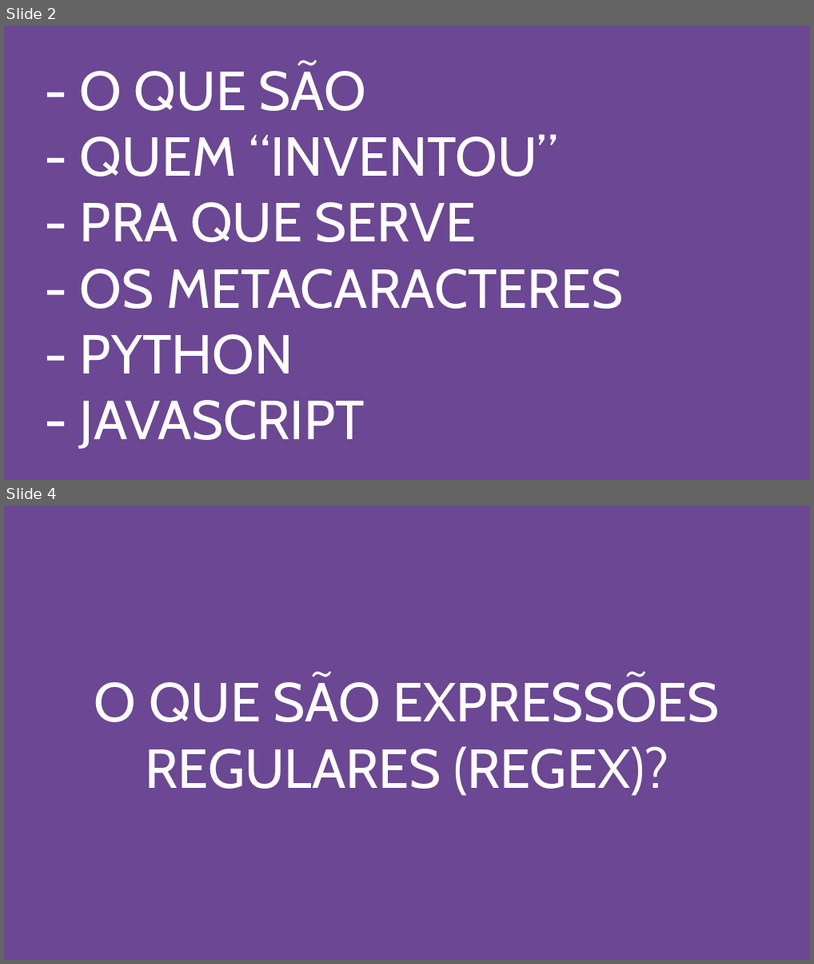
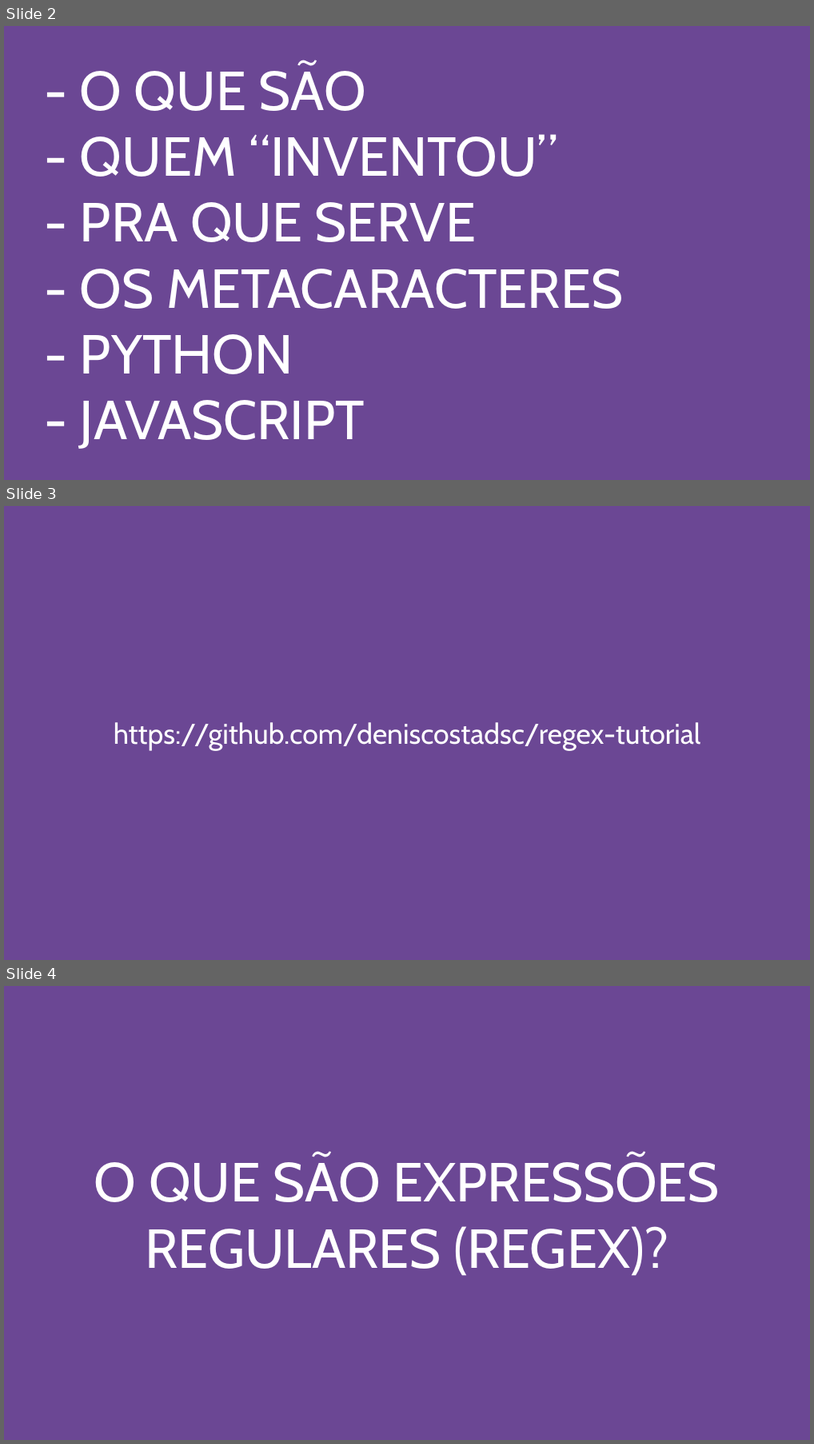
Before and after one commit to deniscostadsc/regex-tutorial, a slide deck: slides/regex.odp. Shown one above the other, each under a label of ours: slides 2 and 4 before the commit, slides 2, 3 and 4 after it; the slides between them are not shown. The pictures are 814x964 and 814x1444 pixels, drawn with LibreOffice and Linux fonts; fonts in the diff are those of the drawing. Boxes give left, top, right and bottom in pixels: in the first picture for what was removed or moved away, otherwise in the second. Text is boxed around its words. In the diff, an @@ line names an element or a change of style, - is before the commit and + after.

```diff
--- a/slides/regex.odp
+++ b/slides/regex.odp
@@ slide 3 added at [4, 506, 810, 960], background #6B4794 @@
@@ subtitle added at [114, 722, 702, 750], 28 pt, text #FFFFFF @@
+https://github.com/deniscostadsc/regex-tutorial
```
Also in this commit, not shown: 1 slide changed, 1 slide removed, 1 other file.
